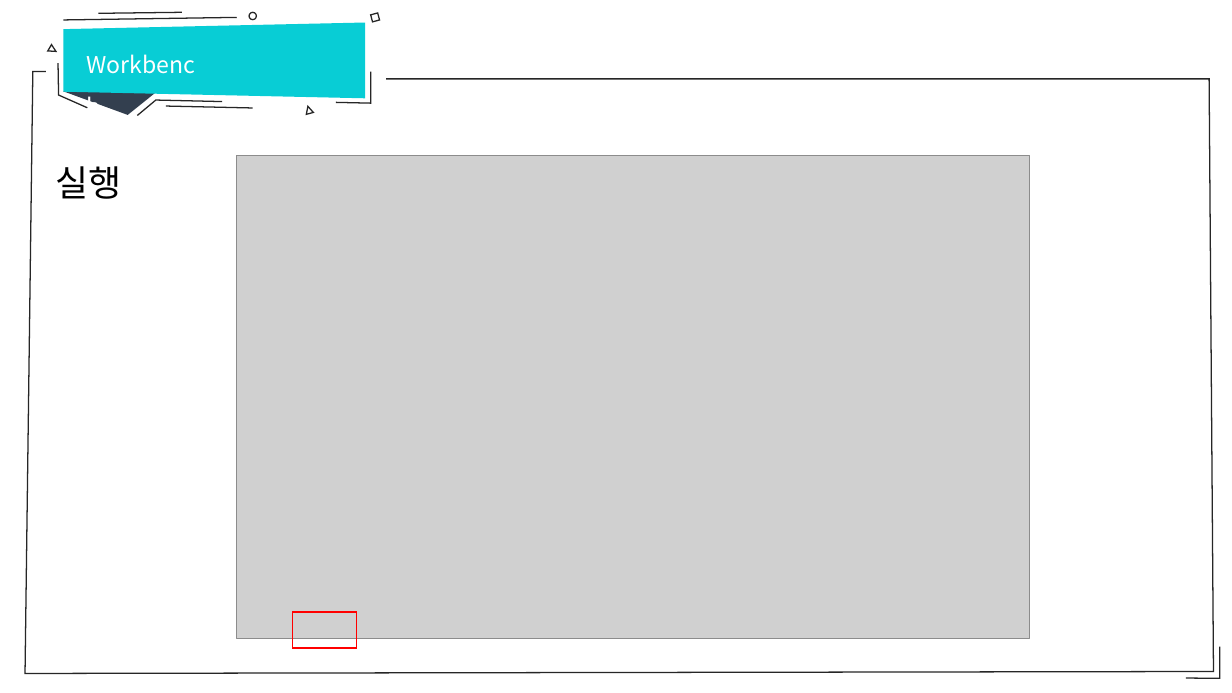
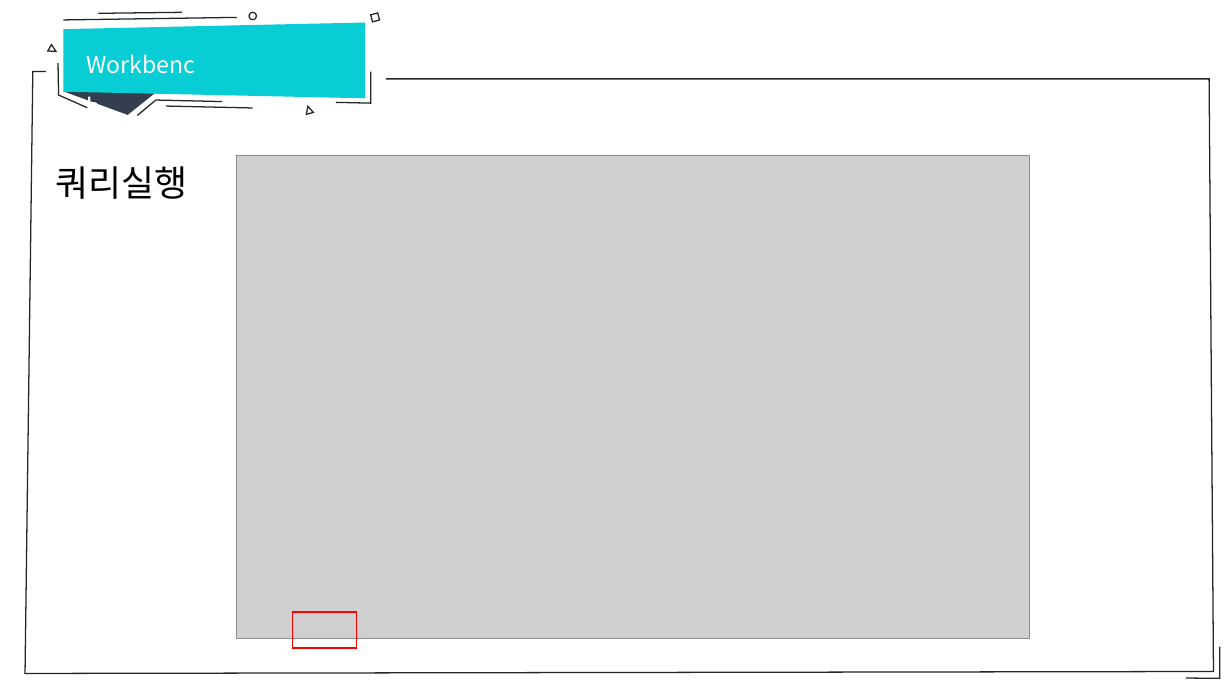
Before and after one commit to hitxid/openDatabase, a slide deck: slide 8 of database/workbench.pptx (slide 6 before the commit). Drawn at 1232x693 pixels with LibreOffice and Linux fonts; fonts in the diff are those of the drawing; grey boxes stand for pictures. Boxes give left, top, right and bottom in pixels: in the first picture for what was removed or moved away, otherwise in the second. Text is boxed around its words. In the diff, an @@ line names an element or a change of style, - is before the commit and + after.

```diff
--- a/database/workbench.pptx
+++ b/database/workbench.pptx
@@ text at (55, 166, 187, 199): text changed @@
-실행
+쿼리실행
```
Also in this commit, not shown: 2 slides added, 1 other file.
